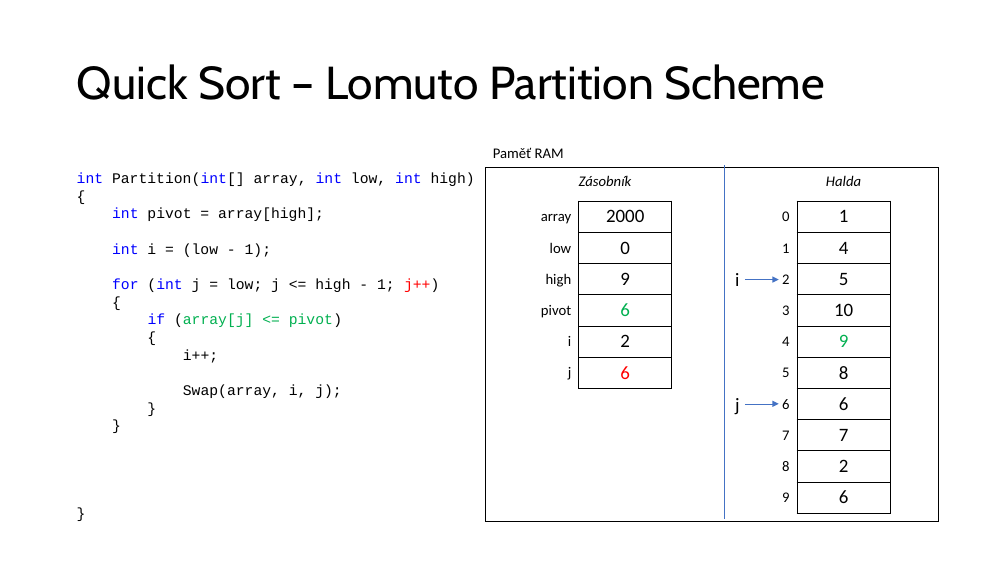
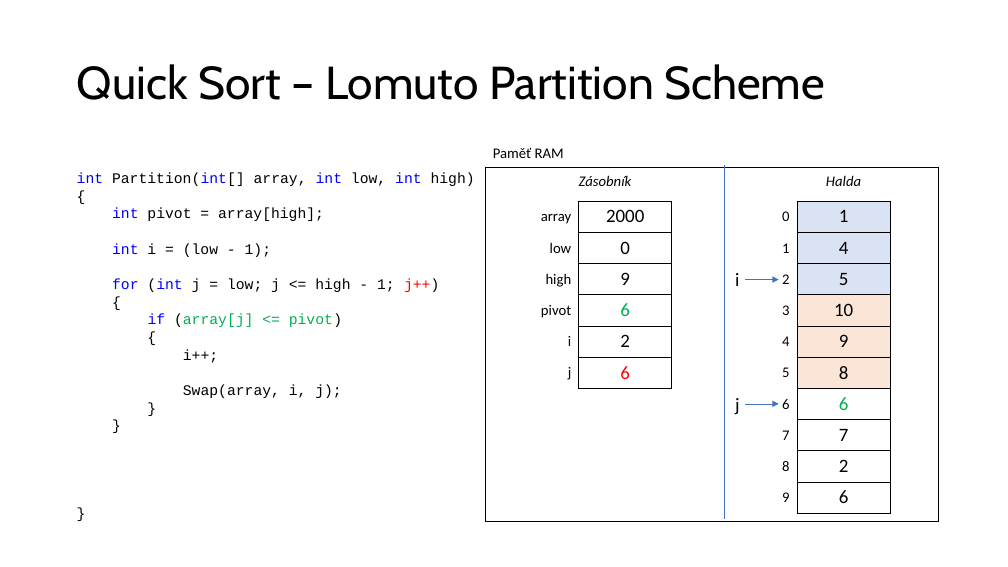
Before and after one commit to ekral/FAI, a slide deck: slide 24 of PA/seminar/Prezentace_seminar_ZAP_8_quick_sort.pptx (slide 21 before the commit). Drawn at 1008x567 pixels with LibreOffice and Linux fonts; fonts in the diff are those of the drawing. Boxes give left, top, right and bottom in pixels: in the first picture for what was removed or moved away, otherwise in the second. Text is boxed around its words. In the diff, an @@ line names an element or a change of style, - is before the commit and + after.

Commit message:
Quick Sort finished

```diff
--- a/PA/seminar/Prezentace_seminar_ZAP_8_quick_sort.pptx
+++ b/PA/seminar/Prezentace_seminar_ZAP_8_quick_sort.pptx
@@ table at <box>773,201,890,513</box> @@
@@ fill none to #DAE3F3 in 3 cells @@
@@ fill none to #FBE5D6 in 3 cells @@
@@ text colour #00B050 to #000000 in "9" @@
@@ text colour #000000 to #00B050 in "6" @@
```
Also in this commit, not shown: 23 other slides changed, 3 slides added.
